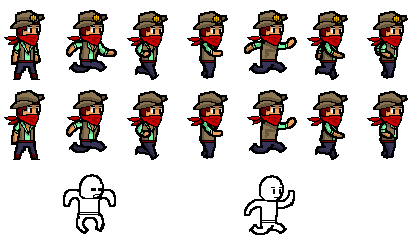
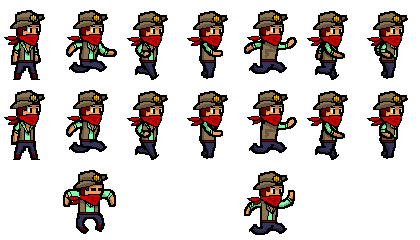
Comparing the layer stacks of the two 420×240 images. Changes:
added layer "Layer 9" in group "middle row shading" over [248, 175, 293, 233]
painted on "shading" (1st of 2, in "middle row shading") over [67, 176, 113, 231]
added layer "Layer 12" (25%) in group "top row shading" over [85, 197, 98, 204]
added group "middle row badges copy" with 9 layers above "top row badges" over [29, 94, 401, 183]
added layer "Layer 8" (1st of 2, in "middle row badges copy") in group "middle row badges copy" over [392, 95, 401, 103]
added layer "Layer 7" (1st of 2, in "middle row badges copy") in group "middle row badges copy" over [332, 95, 341, 103]
added layer "Layer 10" in group "middle row badges copy" over [272, 175, 281, 183]
added layer "Layer 6" (1st of 2, in "middle row badges copy") in group "middle row badges copy" over [272, 94, 281, 102]
added layer "Layer 5" (1st of 2, in "middle row badges copy") in group "middle row badges copy" over [212, 95, 221, 103]
added layer "Layer 4" (1st of 2, in "middle row badges copy") in group "middle row badges copy" over [152, 95, 161, 103]
added layer "Layer 3" (1st of 2, in "middle row badges copy") in group "middle row badges copy" over [92, 94, 101, 102]
added layer "Layer 11" in group "middle row badges copy" over [92, 174, 101, 182]
added layer "Layer 2" (1st of 2, in "middle row badges copy") in group "middle row badges copy" over [29, 94, 38, 102]
painted on "hats" over [73, 170, 288, 192]
painted on "hat coloring" over [74, 171, 287, 190]
painted on "details" over [66, 183, 293, 221]
painted on "detail color" over [68, 182, 282, 215]
painted on "color" over [65, 182, 293, 233]
